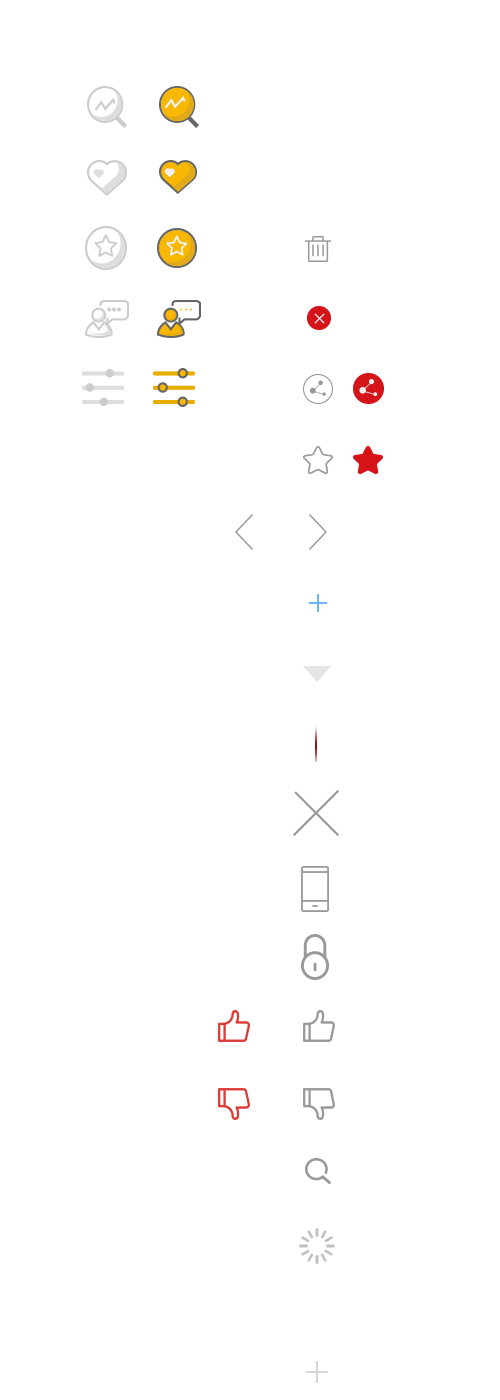
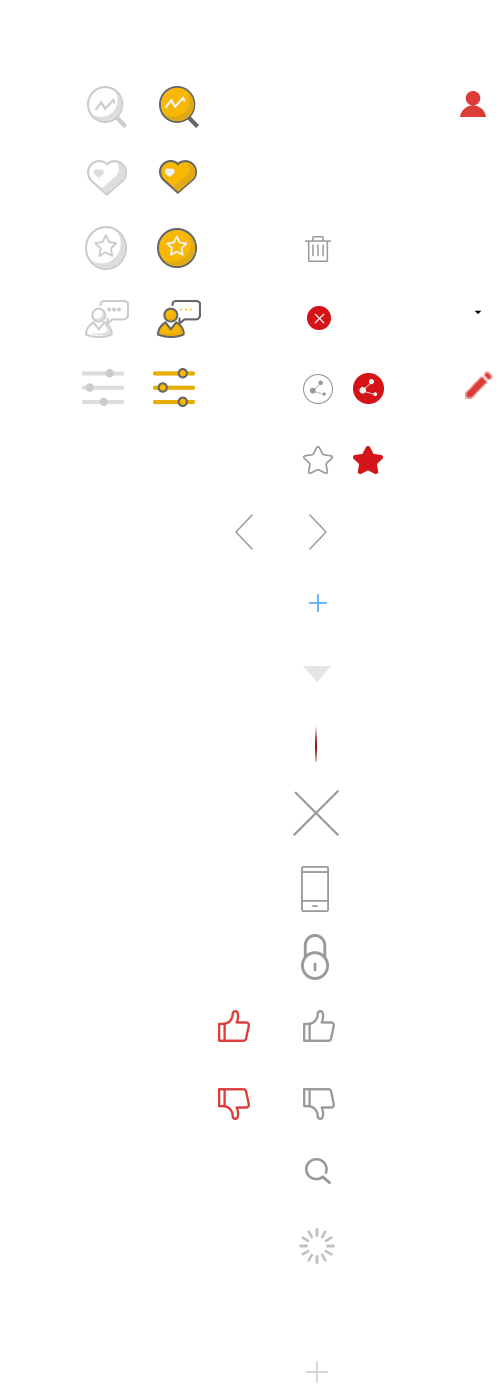
The second 500 x 1400 image is a revision of the first. Changes to its layers:
renamed "矢量智能对象" to "写评论", painted on it over [465, 310, 493, 399]
renamed "矢量智能对象" to "下拉", painted on it over [474, 310, 482, 314]
renamed "矢量智能对象" to "图层 0", painted on it over [460, 91, 488, 399]
